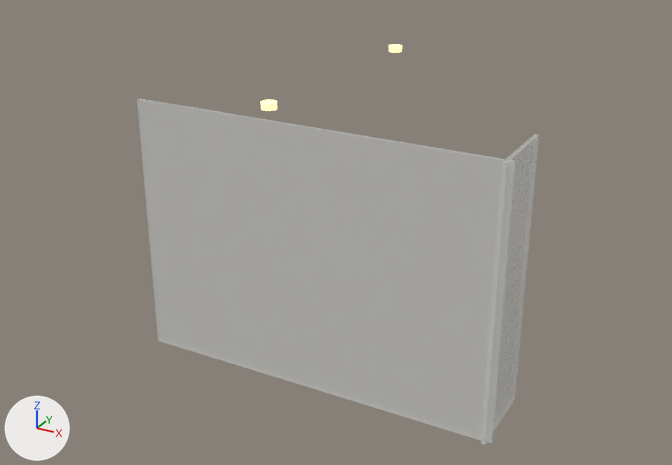
One commit to the glTF model site/public/models/baked/room-event-fixtures.gltf: the scene before it, then after it.
The view is the same before and after, from a 50 mm camera at (3.31, -6.14, 1.8) aimed at (1.76, -3.33, 0.39). Lighting does not change. The marker at lower left points along +X, +Y and +Z. The first picture is the older version. Vertices at exactly the same position are counted once.

The scene before the commit, as lines of its bpy script (objects in view):
```python
me_room_event_baked_004 = bpy.data.meshes.new('room-event.baked.004')
me_room_event_baked_004.from_pydata(...)  # a box spanning x 1.521..2.667, y -4.101..-4.089, z 0.254..1.064; a box spanning x 2.641..2.653, y -4.115..-3.865, z 0.254..1.064
me_room_event_baked_004.materials.append(mat_fix_glass_002)  # white #f2f5f4
me_room_event_baked_005 = bpy.data.meshes.new('room-event.baked.005')
me_room_event_baked_005.from_pydata(...)  # a 10-sided cylinder along z spanning x 1.592..1.648, y -2.58..-2.52, z 0.911..0.935; a 10-sided cylinder along z spanning x 1.592..1.648, y -3.58..-3.52, z 0.911..0.935
me_room_event_baked_005.materials.append(mat_fix_lamp_glow_003)  # beige #ffd9a8, glowing beige #ffd9a8
ob_room_event_baked_glass_001 = bpy.data.objects.new('room-event.baked.glass.001', me_room_event_baked_004)
ob_room_event_baked_glass_001.location = (0.0, 0.0, 0.0)
ob_room_event_baked_glow_001 = bpy.data.objects.new('room-event.baked.glow.001', me_room_event_baked_005)
ob_room_event_baked_glow_001.location = (0.0, 0.0, 0.0)
```
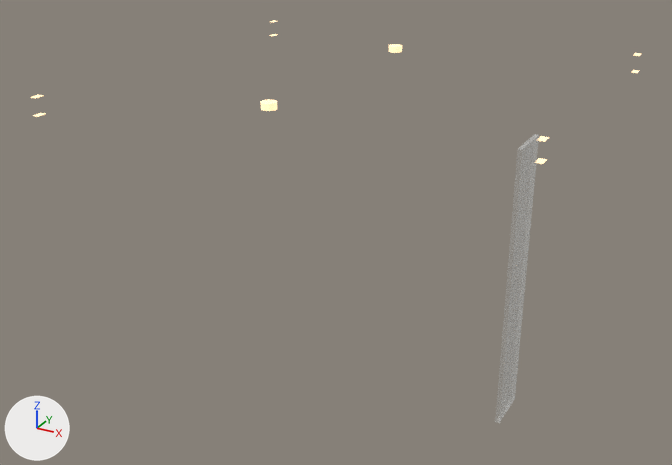
Changed parts and their boxes (x1, y1, x2, y2) in the pictures (672 x 465 px; the box of a moved part takes in the faces that stretch with it):
'room-event.baked.glass.001', reshaped (89% narrower, 16% shorter)
    before: (137, 99, 539, 445)
    after: (495, 134, 539, 423)
'room-event.baked.glow.001', reshaped (328% wider, 113% taller)
    before: (260, 44, 402, 111)
    after: (30, 20, 641, 164)
part 1 of me_room_event_baked_004, deleted
    before: (137, 99, 516, 443)
part 2 of me_room_event_baked_004, moved or reshaped
    before: (481, 134, 539, 445)
    after: (495, 134, 539, 423)
part 3 of me_room_event_baked_005, added
    after: (538, 136, 549, 142)
part 4 of me_room_event_baked_005, added
    after: (536, 158, 547, 164)

What changed in the scene script:
```text
Change me_room_event_baked_004:
    used by ob_room_event_baked_glass_001; location = (0.0, 0.0, 0.0)
    remove me_room_event_baked_004.from_pydata(...)  # 16 vertices, 24 faces; spans x 1.521..2.667, y -4.115..-3.865, z 0.254..1.064
    add me_room_event_baked_004.from_pydata(...)  # 8 vertices, 10 faces; spans x 2.641..2.653, y -4.0..-3.865, z 0.254..1.064
    me_room_event_baked_004 part 1: the loose piece of 8 vertices spanning x 1.521..2.667, y -4.101..-4.089, z 0.254..1.064 is deleted
    me_room_event_baked_004 part 2
    2 vertices are removed from x 2.641..2.653, y -4.115, z 0.254..1.064
    7 faces are deleted
    2 vertices move from x 2.641..2.653, y -4.115, z 0.254..1.064 to x 2.641..2.653, y -4.0, z 0.254..1.064
    2 vertices are added at (2.641, -4.0, 0.254), (2.653, -4.0, 1.064)
    5 new faces join them
Change me_room_event_baked_005:
    used by ob_room_event_baked_glow_001; location = (0.0, 0.0, 0.0)
    remove me_room_event_baked_005.from_pydata(...)  # 40 vertices, 72 faces; spans x 1.592..1.648, y -3.58..-2.52, z 0.911..0.935
    add me_room_event_baked_005.from_pydata(...)  # 104 vertices, 168 faces; spans x 0.835..2.616, y -3.871..-2.279, z 0.856..0.986
    me_room_event_baked_005 part 3: a new loose piece, a box spanning x 2.5912..2.6158, y -3.6705..-3.6295, z 0.9841..0.9858, in mat_fix_lamp_glow_003 (beige #ffd9a8, glowing beige #ffd9a8)
    me_room_event_baked_005 part 4: a new loose piece, a box spanning x 2.5912..2.6158, y -3.6705..-3.6295, z 0.9177..0.9193, in mat_fix_lamp_glow_003 (beige #ffd9a8, glowing beige #ffd9a8)
    other edits to the shape of me_room_event_baked_005 do not show in these pictures
```
